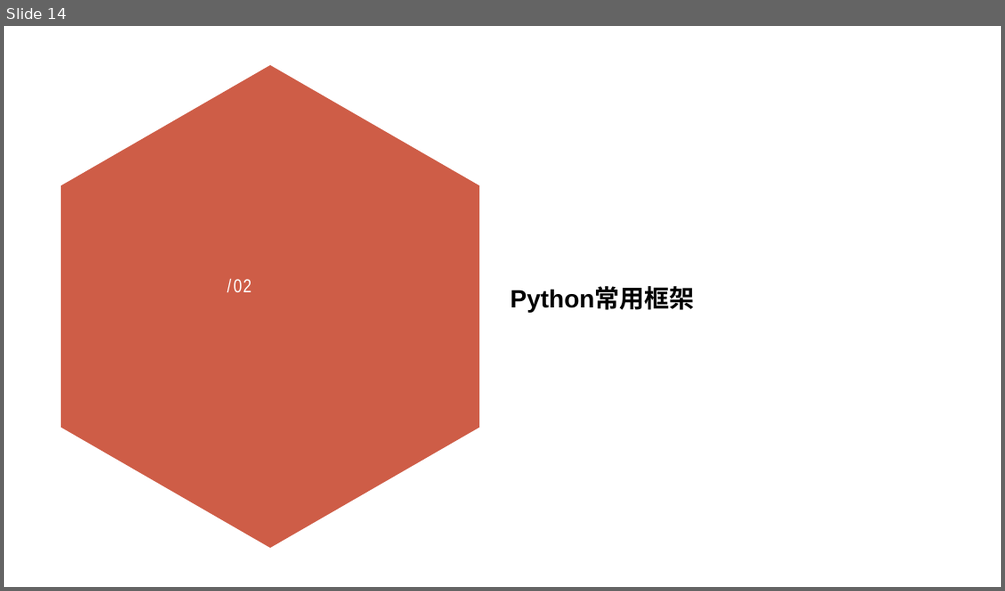
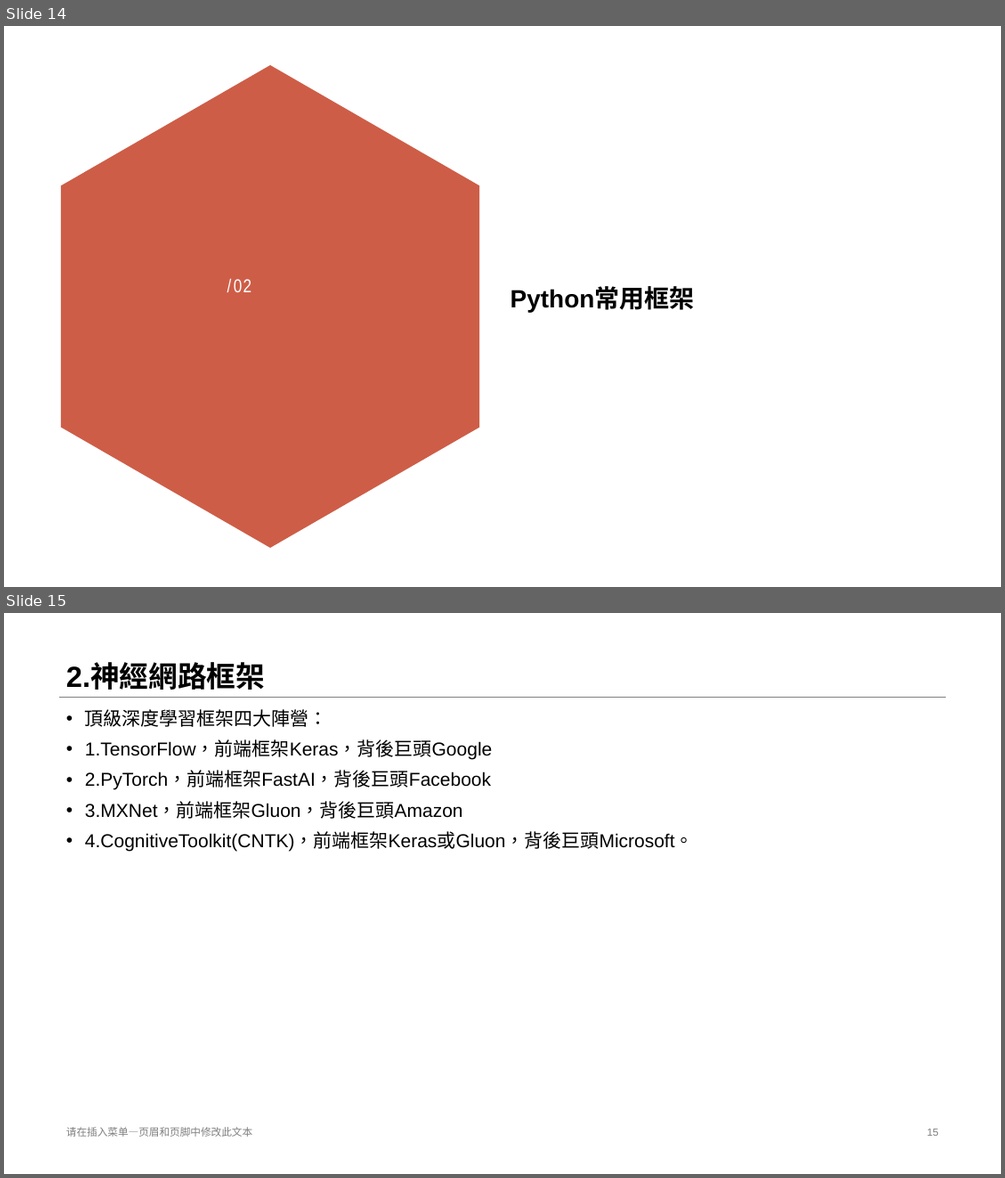
Before and after one commit to stereo720712/2020-11_2021-01_deep_learning_learn_report_record, a slide deck: 11_2_to_11__6_first/1.Deeping_learning_introduce.pptx. Shown one above the other, each under a label of ours: slide 14 before the commit, slides 14 and 15 after it. The pictures are 1005x591 and 1005x1178 pixels, drawn with LibreOffice and Linux fonts; fonts in the diff are those of the drawing. Boxes give left, top, right and bottom in pixels: in the first picture for what was removed or moved away, otherwise in the second. Text is boxed around its words. In the diff, an @@ line names an element or a change of style, - is before the commit and + after.

```diff
--- a/11_2_to_11__6_first/1.Deeping_learning_introduce.pptx
+++ b/11_2_to_11__6_first/1.Deeping_learning_introduce.pptx
@@ slide 15 added at (4, 613, 1001, 1174), background #FFFFFF @@
@@ title added at (66, 664, 265, 692), 28 pt, text #000000, bold @@
+2.神經網路框架
@@ line added from (58, 697) to (947, 697), #808080 0.25 pt @@
@@ text added at (85, 709, 694, 852), 18 pt, text #000000 @@
+• 頂級深度學習框架四大陣營：
+• 1.TensorFlow，前端框架Keras，背後巨頭Google
+• 2.PyTorch，前端框架FastAI，背後巨頭Facebook
+• 3.MXNet，前端框架Gluon，背後巨頭Amazon
+• 4.CognitiveToolkit(CNTK)，前端框架Keras或Gluon，背後巨頭Microsoft。
@@ text added at (66, 1127, 252, 1136), 10 pt, text #808080 @@
+请在插入菜单—页眉和页脚中修改此文本
@@ page number added at (927, 1128, 938, 1135), 10 pt, text #808080 @@
+15
```
Also in this commit, not shown: 1 slide changed, 1 other slide added, 7 other files.
